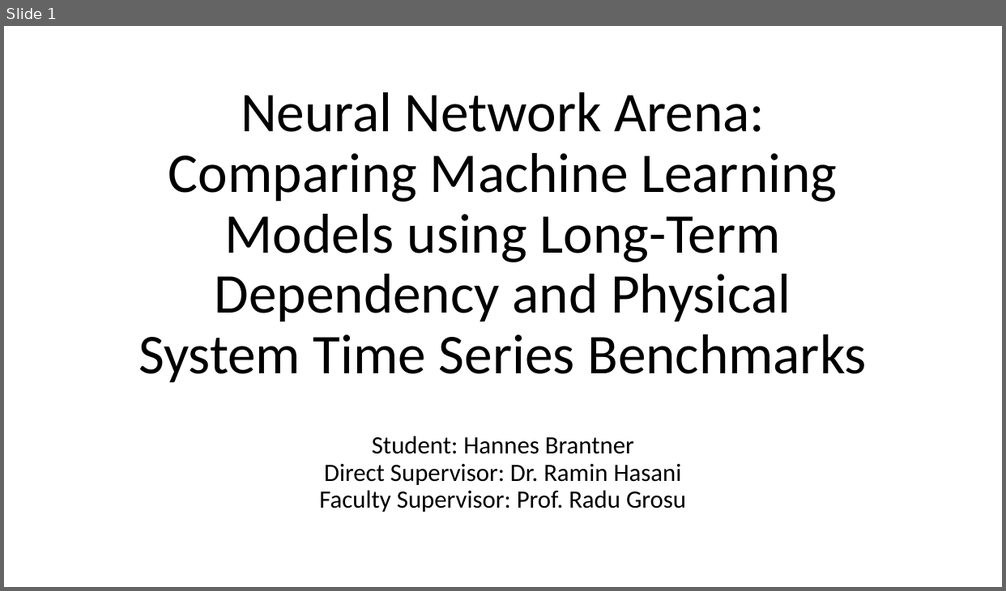
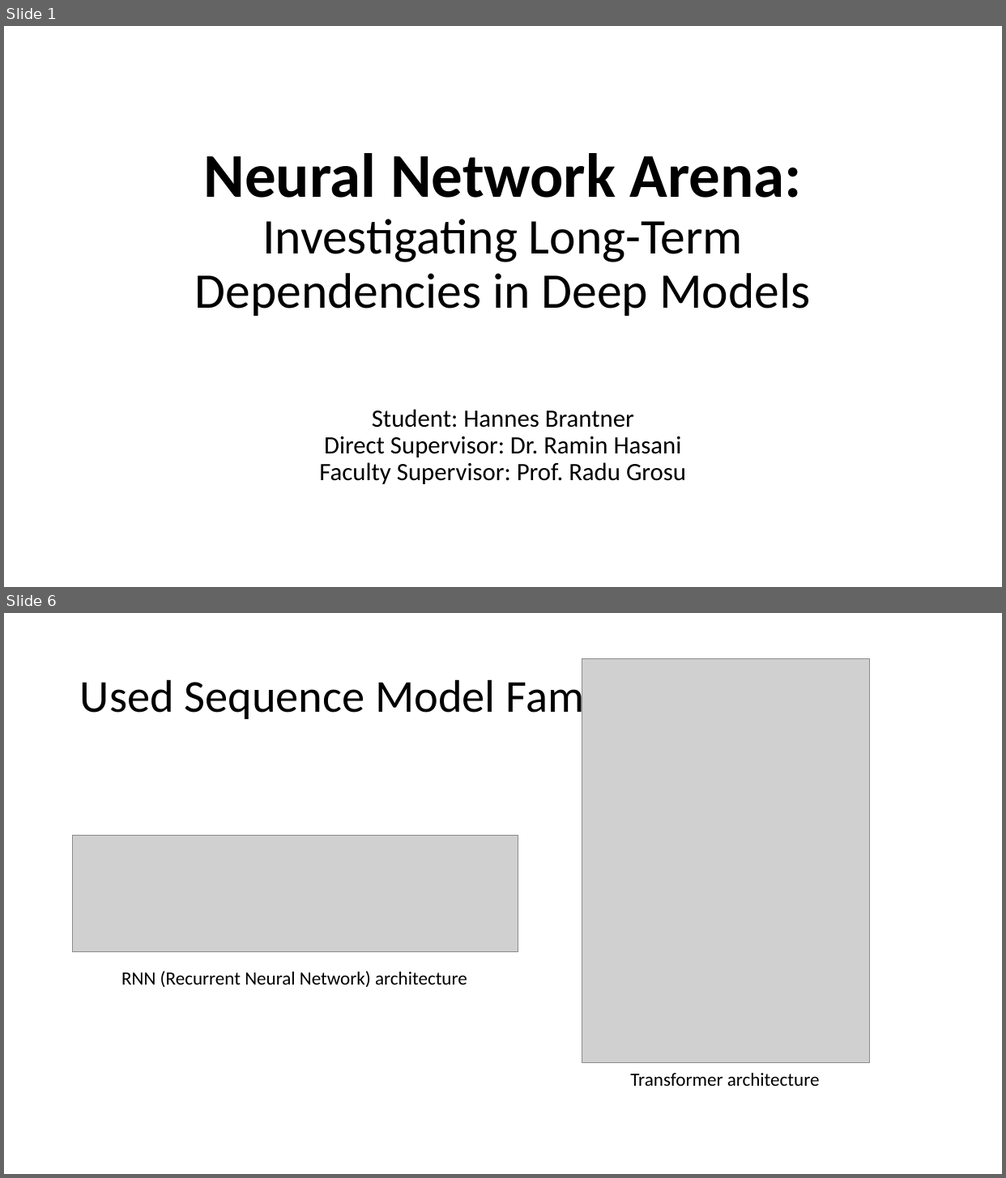
Before and after one commit to Oidlichtnwoada/NeuralNetworkArena, a slide deck: thesis/presentations/thesis_presentation.pptx. Shown one above the other, each under a label of ours: slide 1 before the commit, slides 1 and 6 after it; the slides between them are not shown. The pictures are 1006x591 and 1006x1178 pixels, drawn with LibreOffice and Linux fonts; fonts in the diff are those of the drawing; grey boxes stand for pictures. Boxes give left, top, right and bottom in pixels: in the first picture for what was removed or moved away, otherwise in the second. Text is boxed around its words. In the diff, an @@ line names an element or a change of style, - is before the commit and + after.

```diff
--- a/thesis/presentations/thesis_presentation.pptx
+++ b/thesis/presentations/thesis_presentation.pptx
@@ slide 6 added at [4,613,1002,1174], background #FFFFFF @@
@@ picture added at [582,658,870,1063] @@
@@ title added at [80,673,657,722], 44 pt, text #000000 @@
+Used Sequence Model Families
@@ picture added at [73,835,518,952] @@
@@ text added at [121,971,467,987], 18 pt, text #000000 @@
+RNN (Recurrent Neural Network) architecture
@@ text added at [630,1073,820,1086], 18 pt, text #000000 @@
+Transformer architecture
@@ slide 1 changed as well @@
@@ title at [195,153,810,316]: text changed; size 54 to 48 pt @@
-Neural Network Arena: Comparing Machine Learning Models using Long-Term Dependency and Physical System Time Series Benchmarks
+Neural Network Arena: Investigating Long-Term Dependencies in Deep Models
@@ subtitle "Student: Hannes Brantner Direct Supervisor: ...": place and size @@
-subtitle "Student: Hannes Brantner Direct Supervisor: ..." at [319,436,686,512]
+subtitle "Student: Hannes Brantner Direct Supervisor: ..." at [319,409,686,484]
```
Also in this commit, not shown: 3 other slides changed, 15 other slides added, 35 slides removed, 2 other files.
